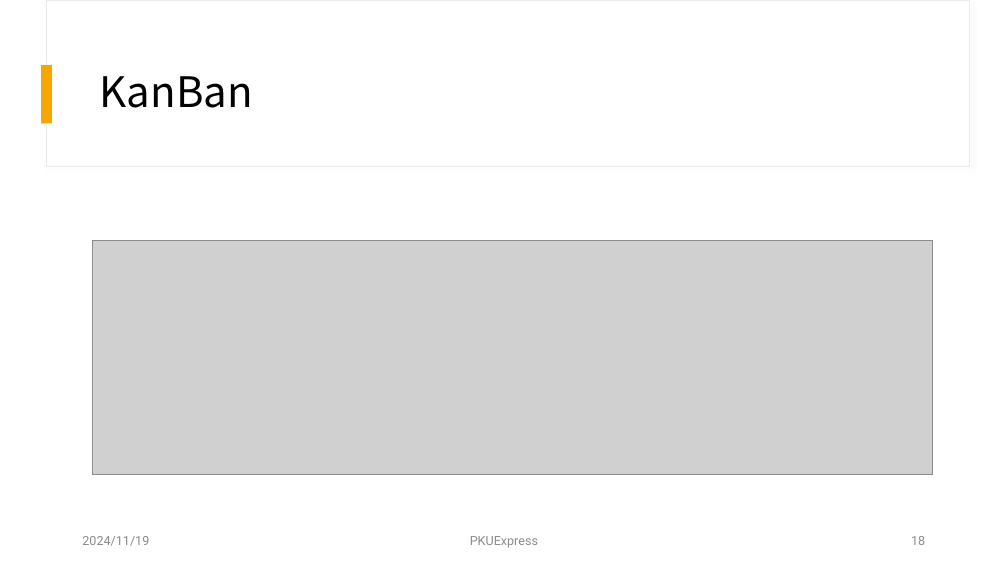
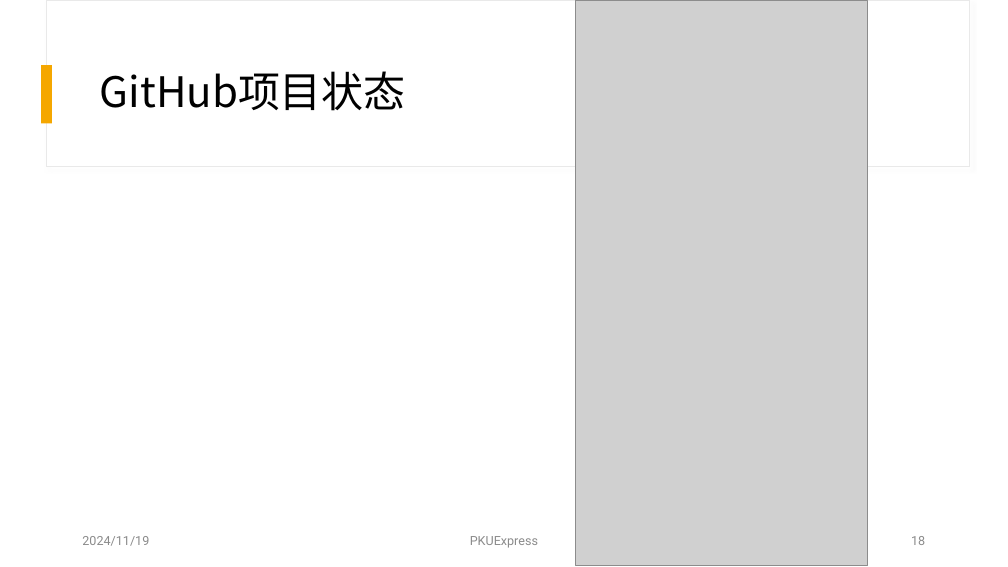
Before and after one commit to Fisheory/PKUExpress, a slide deck: slide 18 of 第二阶段/课堂演示ppt.pptx. Drawn at 1008x567 pixels with LibreOffice and Linux fonts; fonts in the diff are those of the drawing; grey boxes stand for pictures. Boxes give left, top, right and bottom in pixels: in the first picture for what was removed or moved away, otherwise in the second. Text is boxed around its words. In the diff, an @@ line names an element or a change of style, - is before the commit and + after.

Commit message:
update ppt

```diff
--- a/第二阶段/课堂演示ppt.pptx
+++ b/第二阶段/课堂演示ppt.pptx
@@ picture added at (575, 0, 867, 566) @@
@@ title at (100, 71, 406, 111): text changed @@
-KanBan
+GitHub项目状态
@@ picture removed at (92, 240, 933, 474) @@
```
Also in this commit, not shown: 1 other slide changed.
